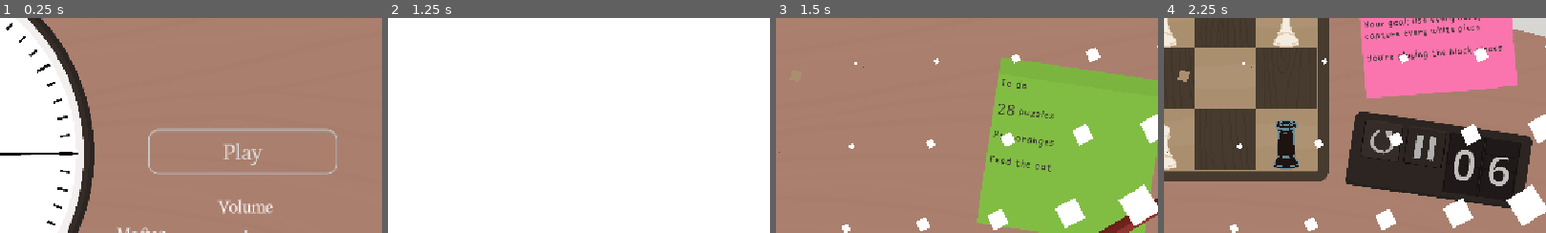
Above: before the commit, frames 1-4 (left to right).
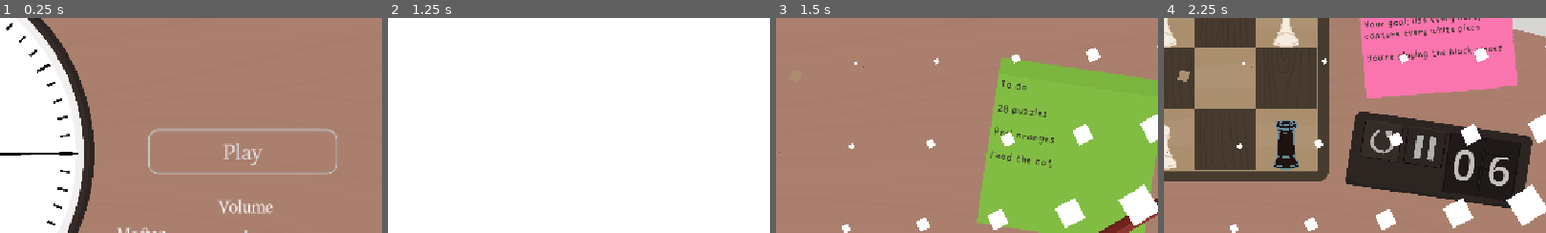
Above: after the commit, the same moments.

Repository: yourname3/gmtk-2026
Game: Godot game, scene res://main_menu/main_menu.tscn
The game is run twice, just before and just after one commit, with the same random seed, the same clock (stepped at 60 frames per second) and the same inputs.
Inputs (mouse positions are % of the whole screen's width and height, from its top left):
- Up to frame 1 (0.25 s): no input
- Up to frame 2 (1.25 s): click "Play" at 0.5 s
- Up to frame 3 (1.5 s): click "1" at 1.25 s
- Up to frame 4 (2.25 s): click (79, 47) at 2 s
The pictures show only the part of the screen within x 50-100%, y 18-68%; the shares and areas given below are measured in that part.

Frames 1-2 are identical in both runs. In frame 3, 1.0% of the frame differs, in the area x 56-73%, y 28-72%; in frame 4, nothing differs.

Commit message:
fix font problem

Diff:
--- a/level_select/level_select.tscn
+++ b/level_select/level_select.tscn
@@ -4,7 +4,6 @@
 [ext_resource type="Texture2D" uid="uid://cnjdtf56fia74" path="res://chessboard/squares.png" id="1_sv8in"]
 [ext_resource type="PackedScene" uid="uid://se1uxpdyqo3b" path="res://level_select/level_select_button.tscn" id="3_kxnyd"]
 [ext_resource type="Texture2D" uid="uid://dg8d0j5sl61gd" path="res://chessboard/sticky_note.png" id="4_mtmfa"]
-[ext_resource type="FontFile" uid="uid://hbposp2sb3s0" path="res://font/Handwriting-Regular.otf" id="5_lqw5f"]
 [ext_resource type="Script" uid="uid://cfovaralyn3cm" path="res://level_select/level_select_label.gd" id="6_lqw5f"]
 [ext_resource type="Texture2D" uid="uid://b2l3pls2cqf3p" path="res://desk/line_paper.png" id="7_mgq0h"]
 [ext_resource type="Texture2D" uid="uid://bgq2q5tf5la8j" path="res://pencil.png" id="8_fxfc6"]
@@ -306,14 +305,14 @@
 scale = Vector2(1.6390822, 1.6390822)
 texture = ExtResource("4_mtmfa")
 
-[node name="Label" type="Label" parent="Sprite2D" unique_id=880846009]
+[node name="Label" type="RichTextLabel" parent="Sprite2D" unique_id=1749582909]
 offset_left = -234.40652
 offset_top = -186.32314
 offset_right = 232.7037
-offset_bottom = 70.00432
-theme_override_colors/font_color = Color(0.22745098, 0.21568628, 0.19607843, 1)
-theme_override_fonts/font = ExtResource("5_lqw5f")
-theme_override_font_sizes/font_size = 42
+offset_bottom = 481.67688
+theme_override_colors/default_color = Color(0.22745098, 0.21568628, 0.19607843, 1)
+theme_override_font_sizes/normal_font_size = 29
+bbcode_enabled = true
 text = "Todo list
 
 28 puzzles
@@ -325,7 +324,6 @@
 Paint the garage
 
 Pick up couch"
-autowrap_mode = 3
 script = ExtResource("6_lqw5f")
 metadata/_edit_use_anchors_ = true
 
--- a/level_select/level_select_label.gd
+++ b/level_select/level_select_label.gd
@@ -1,5 +1,8 @@
-extends Label
+extends RichTextLabel
 class_name LevelSelectSticky
+
+const F = "[font=res://level_select/todo_font.tres][font_size=42]"
+const C = "[/font_size][/font]"
 
 var animals := ["dog", "cat", "owl", "pig", "horse", "goat", "llama", "donkey", "rat"]
 
@@ -33,13 +36,14 @@
 
 	var levels_remaining = 28 - Global.save_data.completed_levels.size()
 
-	text = str(["Todo list", "To do", "Todo", "To do list"].pick_random(), "\n\n")
+	text = str(F, ["Todo list", "To do", "Todo", "To do list"].pick_random(), "\n\n")
 	if levels_remaining > 0:
-		text += str(levels_remaining, " puzzles\n\n")
+		text += str(C, levels_remaining, F, " puzzles\n\n")
 
 	for c in chosen:
 		text += c + "\n\n"
 
+	text += C
 
 # Called every frame. 'delta' is the elapsed time since the previous frame.
 func _process(delta: float) -> void:
--- /dev/null
+++ b/level_select/todo_font.tres
@@ -0,0 +1,7 @@
+[gd_resource type="FontVariation" format=3 uid="uid://c2ap608se2a3"]
+
+[ext_resource type="FontFile" uid="uid://hbposp2sb3s0" path="res://font/Handwriting-Regular.otf" id="1_rewvq"]
+
+[resource]
+base_font = ExtResource("1_rewvq")
+baseline_offset = 0.13
